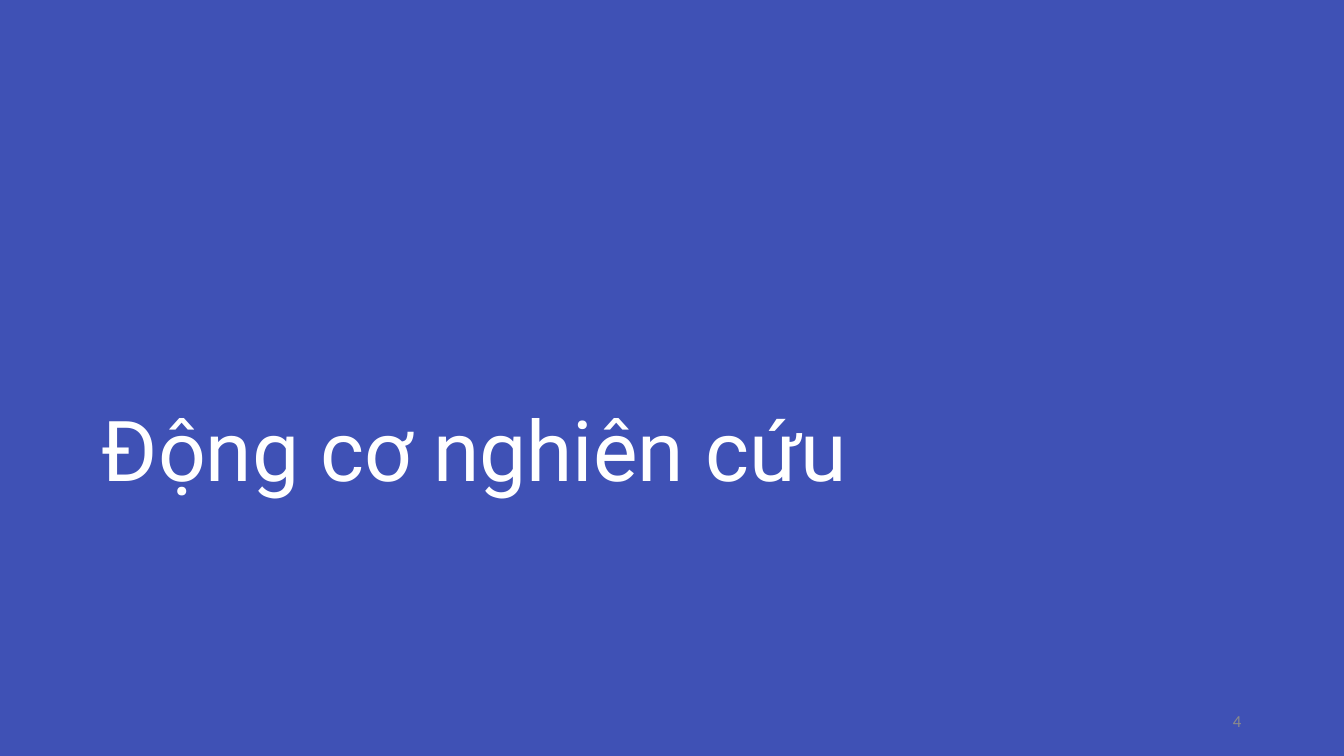
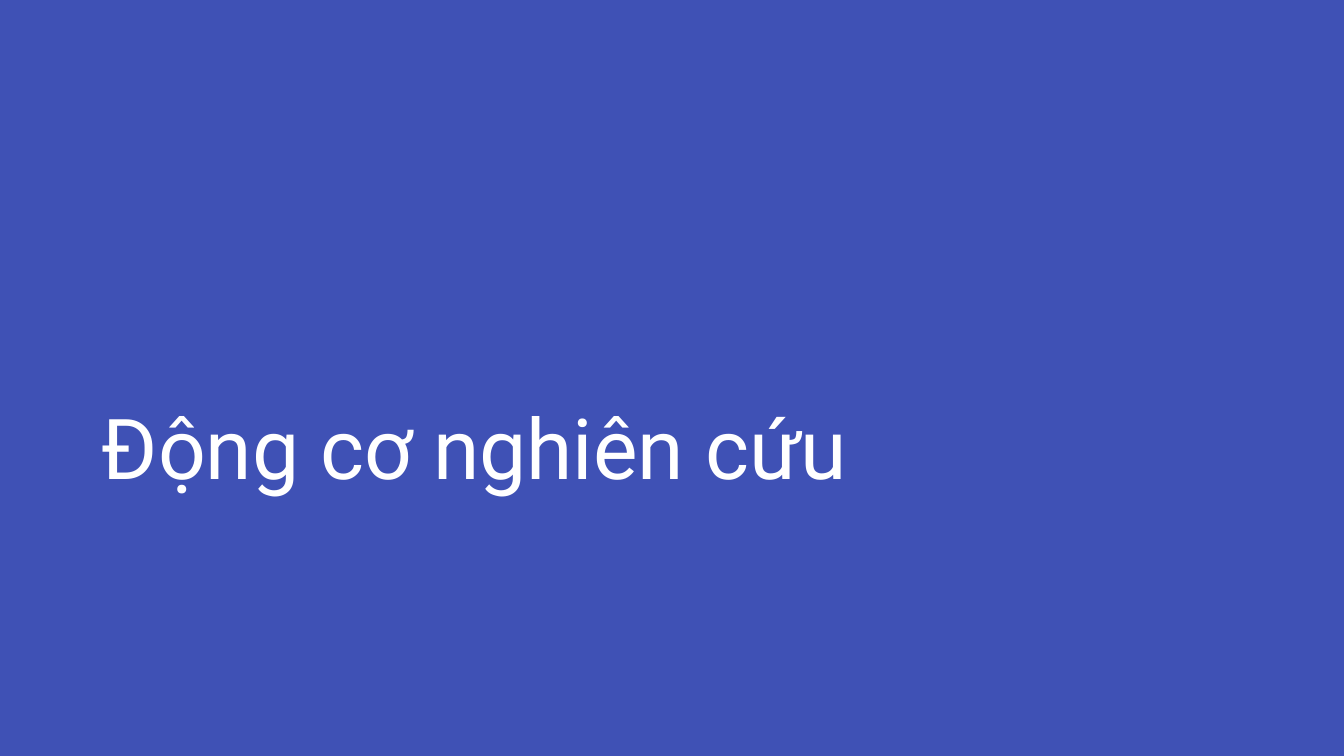
Before and after one commit to csethanhcong/c9js-demo, a slide deck: slide 4 of report/Presentation/Slide LVTN.pptx. Drawn at 1344x756 pixels with LibreOffice and Linux fonts; fonts in the diff are those of the drawing. Boxes give left, top, right and bottom in pixels: in the first picture for what was removed or moved away, otherwise in the second. Text is boxed around its words. In the diff, an @@ line names an element or a change of style, - is before the commit and + after.

```diff
--- a/report/Presentation/Slide LVTN.pptx
+++ b/report/Presentation/Slide LVTN.pptx
@@ title "Động cơ nghiên cứu" at [102,416,847,497]: line spacing 1 to 0.9 @@
@@ page number removed at [1233,716,1241,727] @@
-4
```
Also in this commit, not shown: 6 other slides changed, 11 slides added, 33 slides removed, 4 other files.
